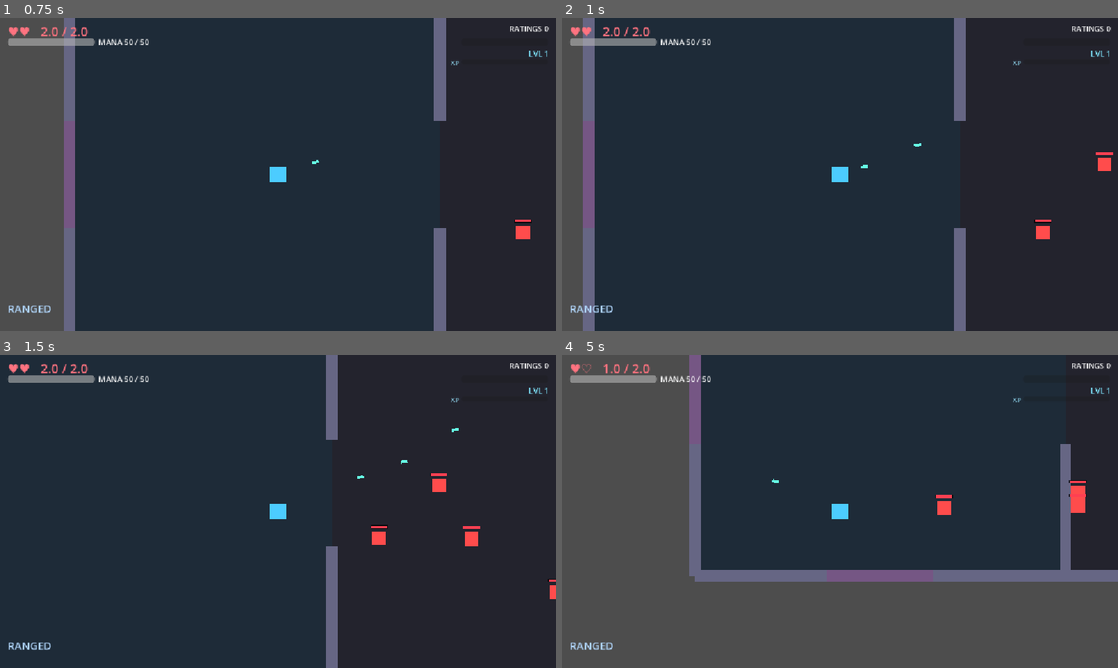
Above: before the commit, frames 1-4 (two rows, left to right).
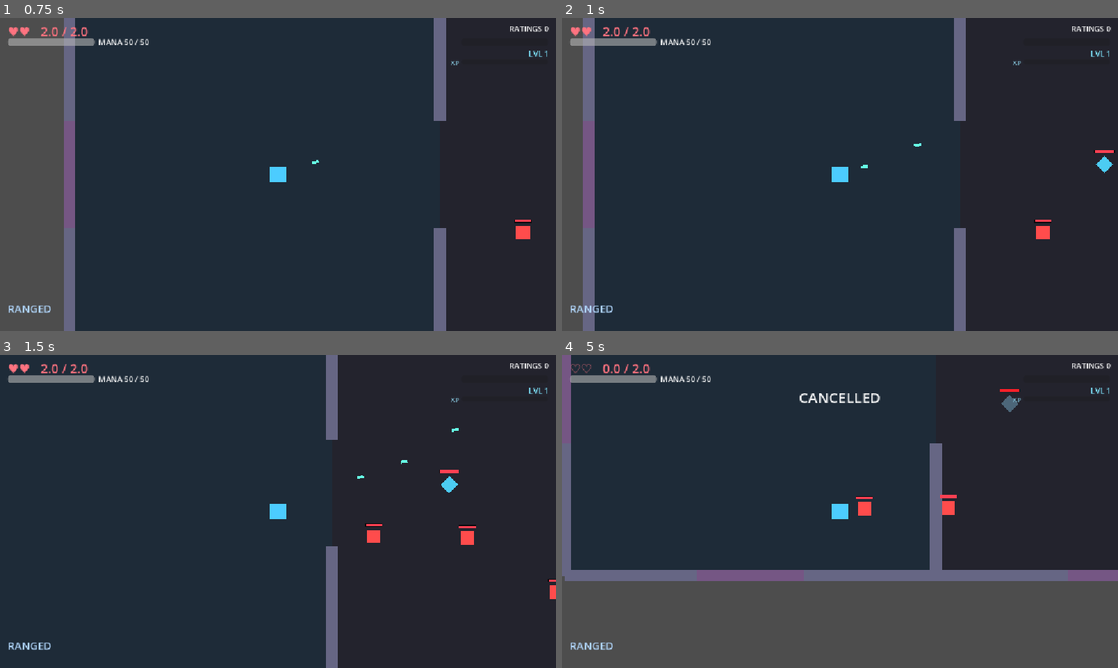
Above: after the commit, the same moments.

Repository: nderman/dungeon-grinder-cal
Game: Godot game, scene res://Floor.tscn
Two runs of this game, one before a commit and one after it. Both use one fixed random seed, a clock stepped at 60 frames per second and the inputs below.
Inputs (mouse positions are in pixels of both pictures, inside the frame that each line leads up to):
- Up to frame 1 (0.75 s): tap Enter (ui_accept) at 0.5 s; move the mouse to (400, 158) at 0.52 s; press the mouse at (400, 158) at 0.53 s; hold D (move_right) from 0.53 s (still down)
- Up to frame 2 (1 s): keep holding D (move_right); tap Enter (ui_accept) at 0.77 s; tap E (interact) at 0.8 s
- Up to frame 3 (1.5 s): tap Enter (ui_accept) at 1.07 s; move the mouse to (166, 527) at 1.27 s; release D (move_right) at 1.28 s; release the mouse at (166, 527) at 1.28 s; hold S (move_down) from 1.28 s (still down); tap E (interact) at 1.35 s
- Up to frame 4 (5 s): tap Enter (ui_accept) at 1.52, 1.55, 1.82, 3.02, 3.32, 4.52, 4.82 s; move the mouse to (895, 442) at 2.02 s; release S (move_down) at 2.03 s; hold D (move_right) 2.03-2.78 s; hold Enter (ui_accept) 2.03-2.78 s; click (895, 442) at 2.3 s; move the mouse to (812, 574) at 2.77 s; hold W (move_up) 2.78-3.53 s; tap Down (aim_down) at 2.85 s; tap E (interact) at 3.05 s; move the mouse to (1006, 558) at 3.52 s; hold Enter (ui_accept) 3.53-4.28 s; hold A (move_left) from 3.53 s (still down); tap Left (aim_left) at 3.6 s; move the mouse to (673, 464) at 4.27 s; tap Right (aim_right) at 4.35 s; click (673, 464) at 4.55 s

Frame 1 is identical in both runs. In frame 2, 0.2% of the frame differs, in the area x 95-100%, y 42-50%; in frame 3, 0.5%; in frame 4, 20%, in the area x 0-100%, y 0-73%.

Commit message:
Enemy variety: ranged Syndicate Sniper + melee/ranged spawn mix + boss size by tier
- AIComponent gains a ranged mode: `ranged` + `projectile_scene`; on attack a ranged
  mob fires its bolt at the target via _fire_projectile (GlitchBolt grouped onto
  "player" — the Hitbox group filter means it hits the player, not other mobs or the
  shooter, with no collision-layer changes since everything's on layer 1).
- New SyndicateSniper.tscn: cyan diamond, 2♥, approaches to 340px then gives the 1.2s
  laser tell and fires a dodgeable bolt.
- LevelGenerator mixes melee + ranged via ranged_enemy_scene / ranged_enemy_chance
  (0.3); wired in Floor.tscn. Floors now combine rush + poke.
- Boss size now reads its tier: Floor Boss scale 1.7 (giant, deep red) vs Neighborhood
  0.95 (smaller, orange) — was 1.0 vs 0.8, too subtle to tell apart.

TODO: logged a BaseEnemy.tscn extraction (3 scenes share the skeleton) to do before
the next enemy types, and a sniper-standoff/kiting feel note.

Co-Authored-By: Claude Opus 4.7 (1M context) <noreply@anthropic.com>

Diff:
--- a/game-client/Floor.tscn
+++ b/game-client/Floor.tscn
@@ -8,6 +8,7 @@
 [ext_resource type="PackedScene" path="res://entities/Teleporter.tscn" id="6_phase"]
 [ext_resource type="PackedScene" path="res://ui/CombatHUD.tscn" id="7_hud"]
 [ext_resource type="PackedScene" path="res://entities/enemies/MeatGrinderGolem.tscn" id="8_boss"]
+[ext_resource type="PackedScene" path="res://entities/enemies/SyndicateSniper.tscn" id="9_sniper"]
 
 [node name="Floor" type="Node2D"]
 
@@ -15,6 +16,7 @@
 script = ExtResource("1_gen")
 room_scene = ExtResource("2_room")
 enemy_scene = ExtResource("3_enemy")
+ranged_enemy_scene = ExtResource("9_sniper")
 player_scene = ExtResource("4_player")
 safe_room_scene = ExtResource("5_safe")
 phase_door_scene = ExtResource("6_phase")
--- a/game-client/components/AIComponent.gd
+++ b/game-client/components/AIComponent.gd
@@ -18,6 +18,8 @@
 @export var start_active: bool = true           # bosses start dormant until the arena locks
 @export var lunge: bool = true                  # commit a forward lunge on attack so it connects
 @export var lunge_speed: float = 950.0
+@export var ranged: bool = false                # ranged mobs fire a projectile instead of lunging
+@export var projectile_scene: PackedScene       # the bolt a ranged mob launches
 
 var _active: bool = true
 var _last_health: float = 0.0   # tracked to detect "I just took damage" → aggro
@@ -130,7 +132,9 @@
 	tw.tween_property(parent, "modulate", Color(1, 0.5, 0.5), telegraph_duration * 0.5)
 
 func _execute_attack() -> void:
-	if lunge and is_instance_valid(parent) and is_instance_valid(target):
+	if ranged:
+		_fire_projectile()
+	elif lunge and is_instance_valid(parent) and is_instance_valid(target):
 		# Commit a forward lunge toward the target — this is what makes the hit land
 		# (a stationary telegraph whiffs against a moving player). Dash to dodge it.
 		var dir := (target.global_position - parent.global_position).normalized()
@@ -163,3 +167,15 @@
 		dmg = prot.handle_incoming_damage(dmg)
 	if health:
 		health.take_damage(dmg)
+
+# Ranged attack: launch a projectile at the target, grouped onto "player" so it damages the
+# contestant (and ignores other mobs + the shooter via the Hitbox group filter).
+func _fire_projectile() -> void:
+	if projectile_scene == null or not is_instance_valid(parent) or not is_instance_valid(target):
+		return
+	var proj := projectile_scene.instantiate()
+	get_tree().current_scene.add_child(proj)
+	proj.global_position = parent.global_position
+	var dir: Vector2 = (target.global_position - parent.global_position).normalized()
+	if proj.has_method("setup"):
+		proj.setup(dir, damage_hearts, &"player")
--- /dev/null
+++ b/game-client/entities/enemies/SyndicateSniper.tscn
@@ -0,0 +1,45 @@
+[gd_scene load_steps=7 format=3]
+
+[ext_resource type="Script" path="res://components/HealthComponent.gd" id="1_health"]
+[ext_resource type="Script" path="res://components/MovementComponent.gd" id="2_move"]
+[ext_resource type="Script" path="res://components/AIComponent.gd" id="3_ai"]
+[ext_resource type="Script" path="res://components/HealthBar.gd" id="4_hb"]
+[ext_resource type="PackedScene" path="res://entities/projectiles/GlitchBolt.tscn" id="5_bolt"]
+
+[sub_resource type="CircleShape2D" id="cs_sniper"]
+radius = 16.0
+
+[node name="SyndicateSniper" type="CharacterBody2D" groups=["enemies"]]
+
+[node name="Visual" type="Polygon2D" parent="."]
+color = Color(0.3, 0.8, 0.95, 1)
+polygon = PackedVector2Array(0, -18, 18, 0, 0, 18, -18, 0)
+
+[node name="CollisionShape2D" type="CollisionShape2D" parent="."]
+shape = SubResource("cs_sniper")
+
+[node name="HealthComponent" type="Node2D" parent="."]
+script = ExtResource("1_health")
+configured_hearts = 2.0
+xp_reward = 30
+ratings_reward = 12
+
+[node name="MovementComponent" type="Node2D" parent="."]
+script = ExtResource("2_move")
+
+[node name="AIComponent" type="Node2D" parent="."]
+script = ExtResource("3_ai")
+detection_range = 520.0
+alert_radius = 260.0
+attack_range = 340.0
+telegraph_duration = 1.2
+attack_cooldown = 1.6
+damage_hearts = 1.0
+move_speed = 150.0
+ranged = true
+projectile_scene = ExtResource("5_bolt")
+
+[node name="HealthBar" type="Node2D" parent="."]
+script = ExtResource("4_hb")
+width = 40.0
+y_offset = -30.0
--- a/game-client/levels/LevelGenerator.gd
+++ b/game-client/levels/LevelGenerator.gd
@@ -6,7 +6,9 @@
 extends Node2D
 
 @export var room_scene: PackedScene
-@export var enemy_scene: PackedScene
+@export var enemy_scene: PackedScene             # default (melee) mob
+@export var ranged_enemy_scene: PackedScene      # mixed in at ranged_enemy_chance
+@export var ranged_enemy_chance: float = 0.3
 @export var player_scene: PackedScene
 @export var safe_room_scene: PackedScene
 @export var phase_door_scene: PackedScene
@@ -16,8 +18,10 @@
 @export var neighborhood_bosses: int = 2   # DCC: a floor has several bosses, not one
 
 # Boss tiers. On Floor 1 every boss is arena-locked (per DCC lore).
-const FLOOR_BOSS := {"hearts": 20.0, "damage": 2.0, "scale": 1.0, "tint": Color(1, 1, 1), "telegraph": 0.55, "speed": 340.0, "xp": 300}
-const NEIGHBORHOOD_BOSS := {"hearts": 8.0, "damage": 1.0, "scale": 0.8, "tint": Color(1.0, 0.7, 0.4), "telegraph": 0.7, "speed": 290.0, "xp": 120}
+# Scale + tint read the tier at a glance: the Floor Boss is a giant deep-red brute; a
+# Neighborhood boss is a smaller orange mini-boss (still clearly bigger than mobs).
+const FLOOR_BOSS := {"hearts": 20.0, "damage": 2.0, "scale": 1.7, "tint": Color(1, 0.85, 0.85), "telegraph": 0.55, "speed": 340.0, "xp": 300}
+const NEIGHBORHOOD_BOSS := {"hearts": 8.0, "damage": 1.0, "scale": 0.95, "tint": Color(1.0, 0.65, 0.3), "telegraph": 0.7, "speed": 290.0, "xp": 120}
 
 var grid: Dictionary = {}                 # Vector2i -> type string
 var rooms: Dictionary = {}                # Vector2i -> Room
@@ -143,9 +147,12 @@
 	room.arm_boss_lock(b)   # Floor 1: bosses are arena-locked (DCC lore)
 
 func _spawn_enemy(room: Room) -> void:
-	if enemy_scene == null:
+	var scene := enemy_scene
+	if ranged_enemy_scene != null and randf() < ranged_enemy_chance:
+		scene = ranged_enemy_scene   # mix in a ranged mob
+	if scene == null:
 		return
-	var e := enemy_scene.instantiate()
+	var e := scene.instantiate()
 	room.enemies_root.add_child(e)
 	e.global_position = room.interior_point()
 
Not shown: 1 places in game-client/Floor.tscn that only renumber resources
Not shown, changed: docs/GDD.md
Not shown, changed: docs/TODO.md
